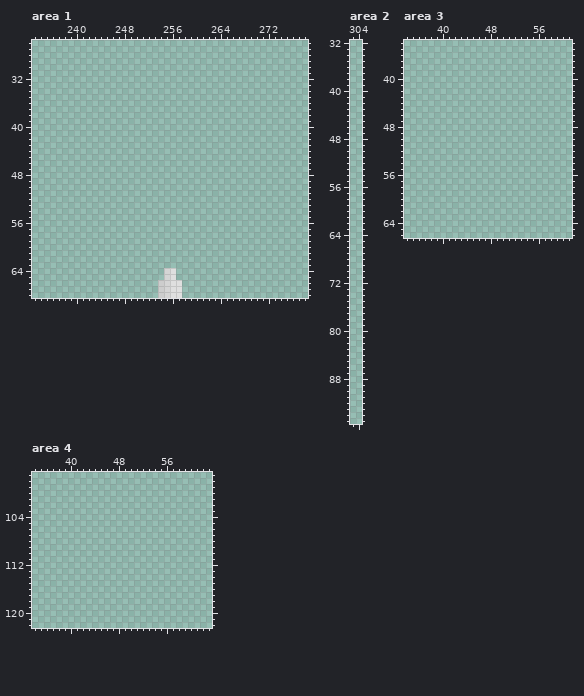
Pixel-art file, stored at Assets/Art/PixelArt/Sprites/SandBoxes/SandBoxSprite-0001.aseprite. Above, as it was before the edit.
320x320 pixels, 1 frame. Pixels under 10% opacity are left out. Colours within 5 levels of each other are drawn and written as one. Shown: area 1: x 233..278, y 26..68; area 2: x 303..304, y 32..95; area 3: x 34..61, y 34..66; area 4: x 34..63, y 97..122.
New version:
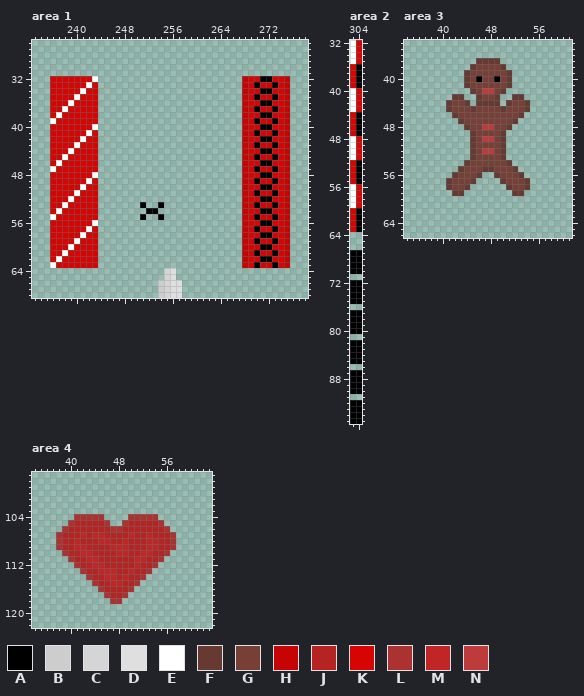
Palette (. is transparent): A #000000  B #cdcdcd  C #d5d5d5  D #dfdfdf  E #ffffff  F #663931  G #773f35  H #c60404  J #b62323  K #d70404  L #ac3232  M #c12525  N #bd3b3b
From old to new:
Changed rows in their new state; - is an unchanged pixel.
Area 1:
first column x 236:
32 KKKKKKKE------------------------HKKAAKKH
33 KKKKKKEK------------------------HKAKKAKH
34 KKKKKEKK------------------------HKKAAKKH
35 KKKKEKKK------------------------HKAKKAKH
36 KKKEKKKK------------------------HKKAAKKH
37 KKEKKKKK------------------------HKAKKAKH
38 KEKKKKKK------------------------HKKAAKKH
39 EKKKKKKK------------------------HKAKKAKH
40 KKKKKKKE------------------------HKKAAKKH
41 KKKKKKEK------------------------HKAKKAKH
42 KKKKKEKK------------------------HKKAAKKH
43 KKKKEKKK------------------------HKAKKAKH
44 KKKEKKKK------------------------HKKAAKKH
45 KKEKKKKK------------------------HKAKKAKH
46 KEKKKKKK------------------------HKKAAKKH
47 EKKKKKKK------------------------HKAKKAKH
48 KKKKKKKE------------------------HKKAAKKH
49 KKKKKKEK------------------------HKAKKAKH
50 KKKKKEKK------------------------HKKAAKKH
51 KKKKEKKK------------------------HKAKKAKH
52 KKKEKKKK------------------------HKKAAKKH
53 KKEKKKKK-------A--A-------------HKAKKAKH
54 KEKKKKKK--------AA--------------HKKAAKKH
55 EKKKKKKK-------A--A-------------HKAKKAKH
56 KKKKKKKE------------------------HKKAAKKH
57 KKKKKKEK------------------------HKAKKAKH
58 KKKKKEKK------------------------HKKAAKKH
59 KKKKEKKK------------------------HKAKKAKH
60 KKKEKKKK------------------------HKKAAKKH
61 KKEKKKKK------------------------HKAKKAKH
62 KEKKKKKK------------------------HKKAAKKH
63 EKKKKKKK------------------------HKAKKAKH
Area 2:
first column x 303:
32 EK
33 EK
34 EK
35 EK
36 KA
37 KA
38 KA
39 KA
40 EK
41 EK
42 EK
43 EK
44 KA
45 KA
46 KA
47 KA
48 EK
49 EK
50 EK
51 EK
52 KA
53 KA
54 KA
55 KA
56 EK
57 EK
58 EK
59 EK
60 KA
61 KA
62 KA
63 KA
first column x 303:
67 AA
68 AA
69 AA
70 AA
72 AA
73 AA
74 AA
75 AA
77 AA
78 AA
79 AA
80 AA
82 AA
83 AA
84 AA
85 AA
87 AA
88 AA
89 AA
90 AA
92 AA
93 AA
94 AA
95 AA
Area 3:
first column x 41:
37 -----FFFF-----
38 ----FGGGGF----
39 ---FGGGGGGF---
40 ---FGAGGAGF---
41 ---FGGGGGGF---
42 ----FGNNGF----
43 -FF--FGGF--FF-
44 FGGF-FFFF-FGGF
45 FGGGFGGGGFGGGF
46 -FGGGGGGGGGGF-
47 --FGGGGGGGGF--
48 ---FGGNNGGF---
49 ----FGGGGF----
50 ----FGNNGF----
51 ----FGGGGF----
52 ----FGNNGF----
53 ----FGGGGF----
54 ---FGGGGGGF---
55 --FGGGFFGGGF--
56 -FGGGF--FGGGF-
57 FGGGF----FGGGF
58 FGGF------FGGF
59 -FF--------FF-
Area 4:
first column x 38:
104 ---LLLLL----LLLLL---
105 --LJJJJJL--LJJJJJL--
106 -LJJJJJJJLLJJJJJJJL-
107 LJJJMJMMJJJJMJJMJJJL
108 LJJMJJJMMJJMJJJMMJJL
109 LJJMMJJJJMMMJJJMMJJL
110 -LJJMMJJJJMMJJMMJJL-
111 --LJJMMJJJJJJMMJJL--
112 ---LJJMMJJJJJMJJL---
113 ----LJJMMMJJMJJL----
114 -----LJJMMJMJJL-----
115 ------LJJMMJJL------
116 -------LJJJJL-------
117 --------LJJL--------
118 ---------LL---------
